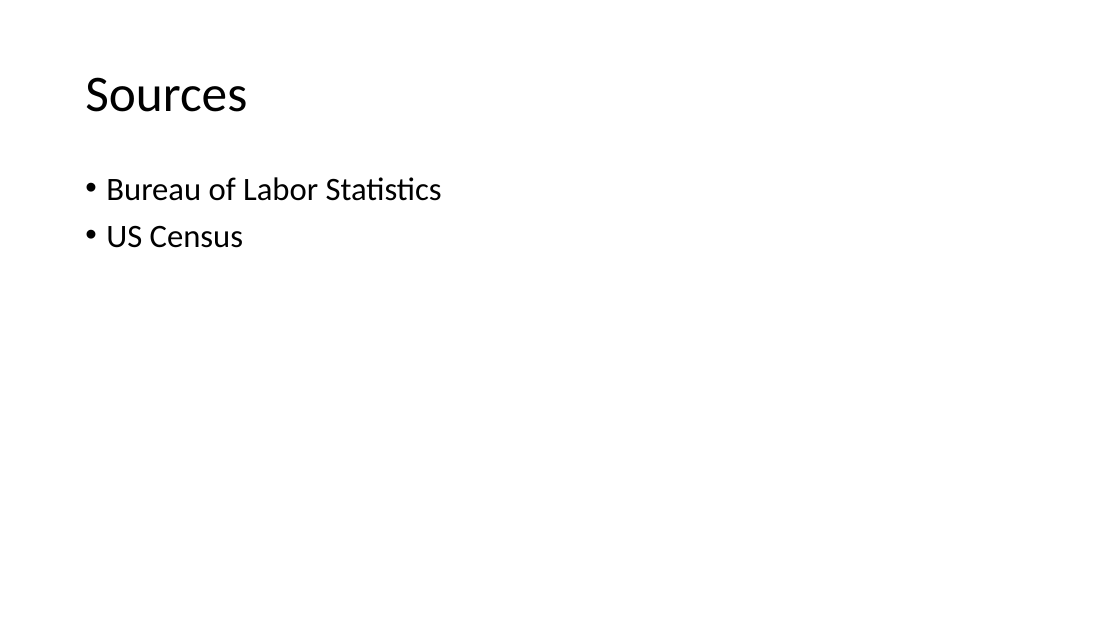
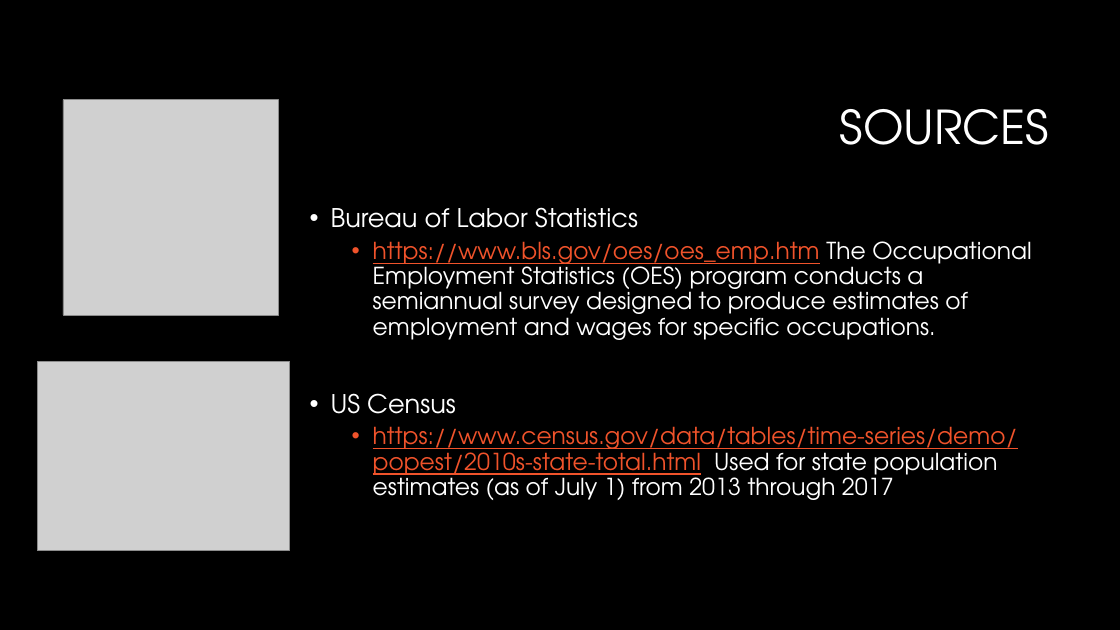
Before and after one commit to WCW789/Project1, a slide deck: slide 3 of Group_5_Presentation.pptx. Drawn at 1120x630 pixels with LibreOffice and Linux fonts; fonts in the diff are those of the drawing; grey boxes stand for pictures; background and template pictures are left out. Boxes give left, top, right and bottom in pixels: in the first picture for what was removed or moved away, otherwise in the second. Text is boxed around its words. In the diff, an @@ line names an element or a change of style, - is before the commit and + after.

```diff
--- a/Group_5_Presentation.pptx
+++ b/Group_5_Presentation.pptx
@@ background #FFFFFF to #000000 @@
@@ picture added at box(63, 100, 278, 315) @@
@@ title at box(840, 109, 1049, 145): text changed; size 44 to 40 pt; font Calibri to TeX Gyre Adventor; text colour #000000 to #FFFFFF @@
-Sources
+SOURCES
@@ text "Bureau of Labor Statistics": place and size @@
-text "Bureau of Labor Statistics" at box(106, 177, 442, 248)
+text "Bureau of Labor Statistics" at box(331, 207, 1031, 500)
@@ text at box(331, 207, 638, 414): size 28 to 22 pt, font Calibri to TeX Gyre Adventor, text colour #000000 to #FFFFFF in "Bureau of Labor Statistics", "US Census" @@
@@ text at box(373, 241, 1031, 340): paragraph added @@
+  • https://www.bls.gov/oes/oes_emp.htm The Occupational Employment Statistics (OES) program conducts a semiannual survey designed to produce estimates of employment and wages for specific occupations.
@@ picture added at box(37, 361, 290, 551) @@
@@ text at box(373, 426, 1018, 500): paragraph added @@
+  • https://www.census.gov/data/tables/time-series/demo/popest/2010s-state-total.html Used for state population estimates (as of July 1) from 2013 through 2017
```
Also in this commit, not shown: 11 other slides changed, 2 slides added, 2 slides removed.
